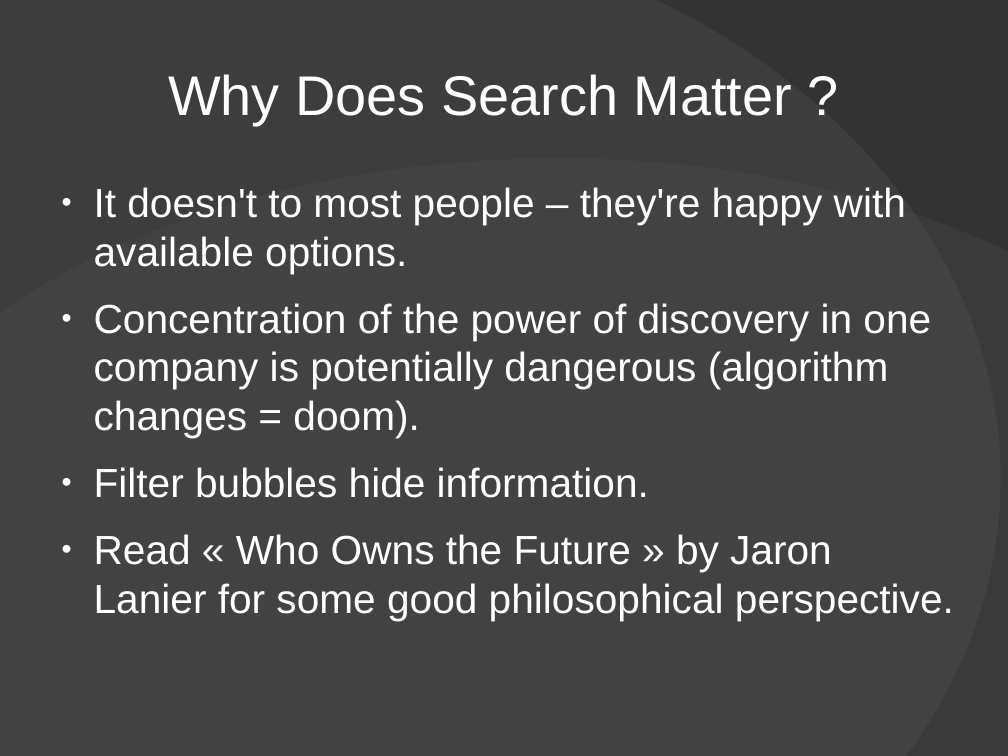
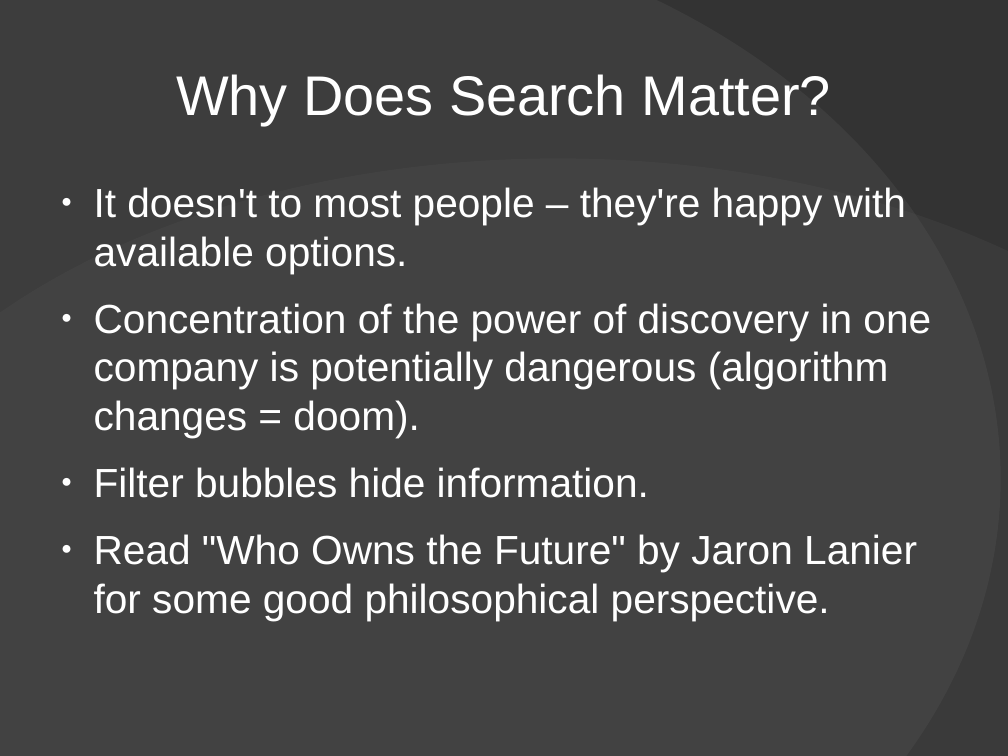
Before and after one commit to Xangis/python-webcrawling, a slide deck: slide 3 of PythonWebCrawlingPresentation.odp. Drawn at 1008x756 pixels with LibreOffice and Linux fonts; fonts in the diff are those of the drawing; background and template pictures are left out. Boxes give left, top, right and bottom in pixels: in the first picture for what was removed or moved away, otherwise in the second. Text is boxed around its words. In the diff, an @@ line names an element or a change of style, - is before the commit and + after.

```diff
--- a/PythonWebCrawlingPresentation.odp
+++ b/PythonWebCrawlingPresentation.odp
@@ title at bbox=[176, 74, 830, 125]: spaces changed @@
-Why Does Search Matter ?
+Why Does Search Matter?
@@ text at bbox=[94, 534, 917, 620]: text changed @@
-● Read « Who Owns the Future » by Jaron Lanier for some good philosophical perspective.
+● Read "Who Owns the Future" by Jaron Lanier for some good philosophical perspective.
```
Also in this commit, not shown: 16 other slides changed, 1 slide added, 4 slides removed, 1 other file.
